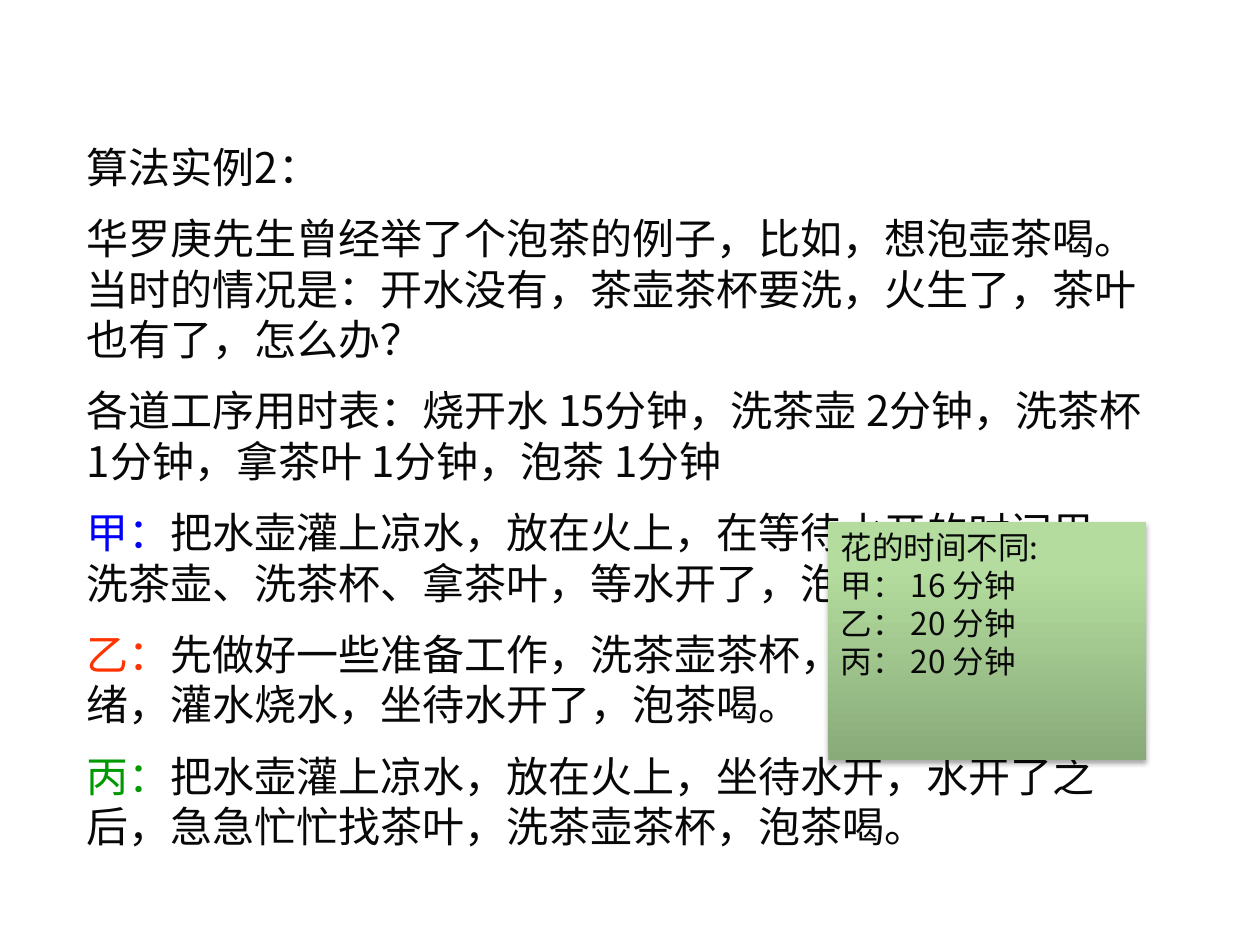
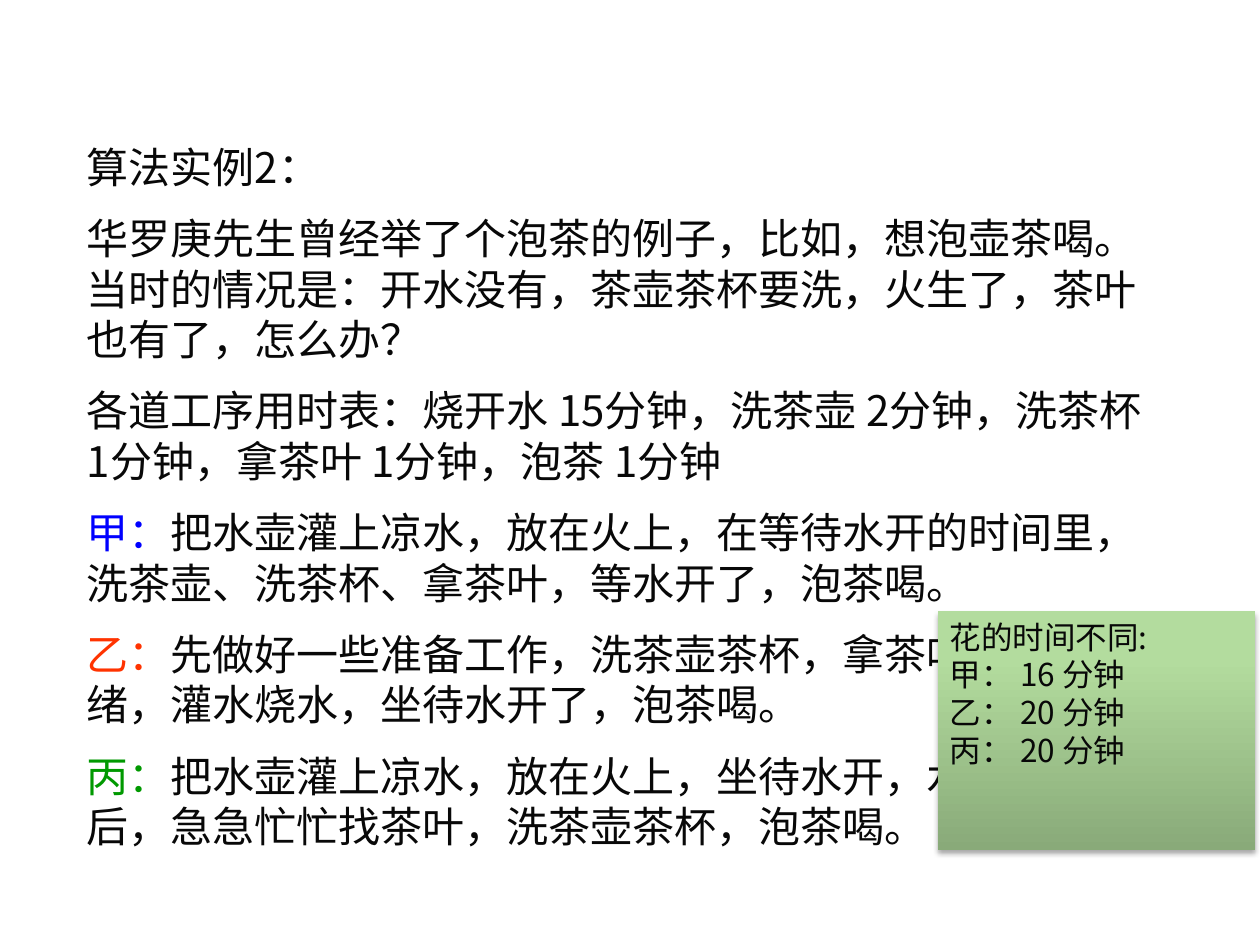
Before and after one commit to liutongling/DP, a slide deck: slide 33 of file/第1章 概论.pptx (slide 25 before the commit). Drawn at 1260x945 pixels with LibreOffice and Linux fonts; fonts in the diff are those of the drawing; background and template pictures are left out. Boxes give left, top, right and bottom in pixels: in the first picture for what was removed or moved away, otherwise in the second. Text is boxed around its words. In the diff, an @@ line names an element or a change of style, - is before the commit and + after.

```diff
--- a/file/第1章 概论.pptx
+++ b/file/第1章 概论.pptx
@@ rectangle "花的时间不同:": place and size @@
-rectangle "花的时间不同:" at <box>828,522,1145,760</box>
+rectangle "花的时间不同:" at <box>937,611,1255,849</box>
```
Also in this commit, not shown: 4 other slides changed, 9 slides added, 29 slides removed.
